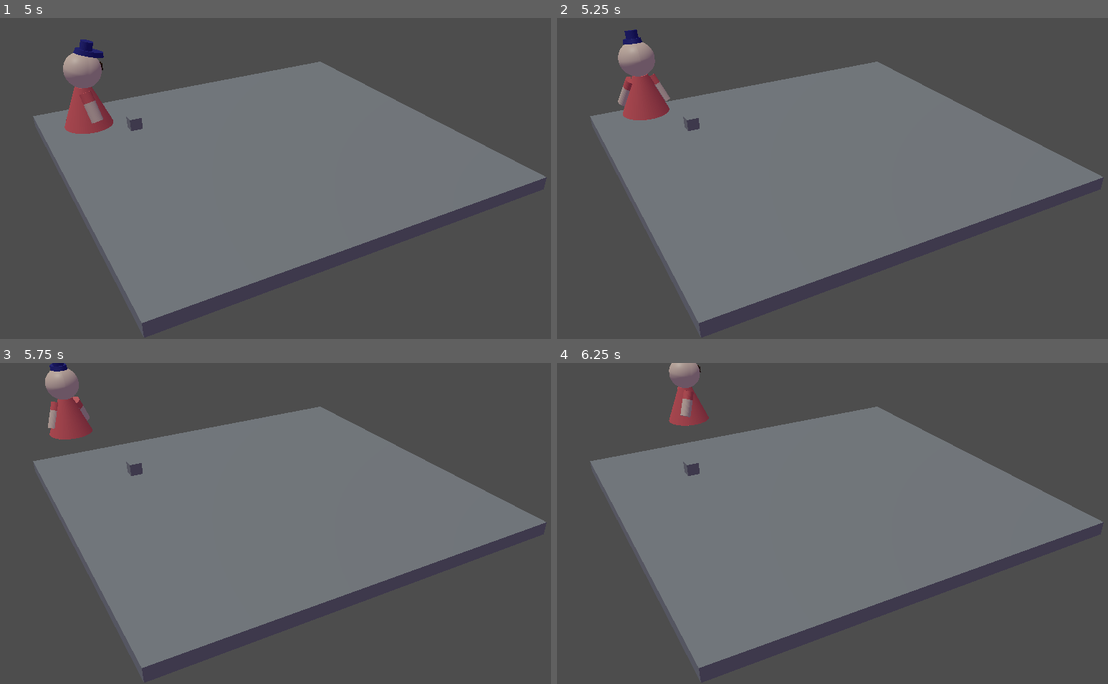
Above: before the commit, frames 1-4 (two rows, left to right).
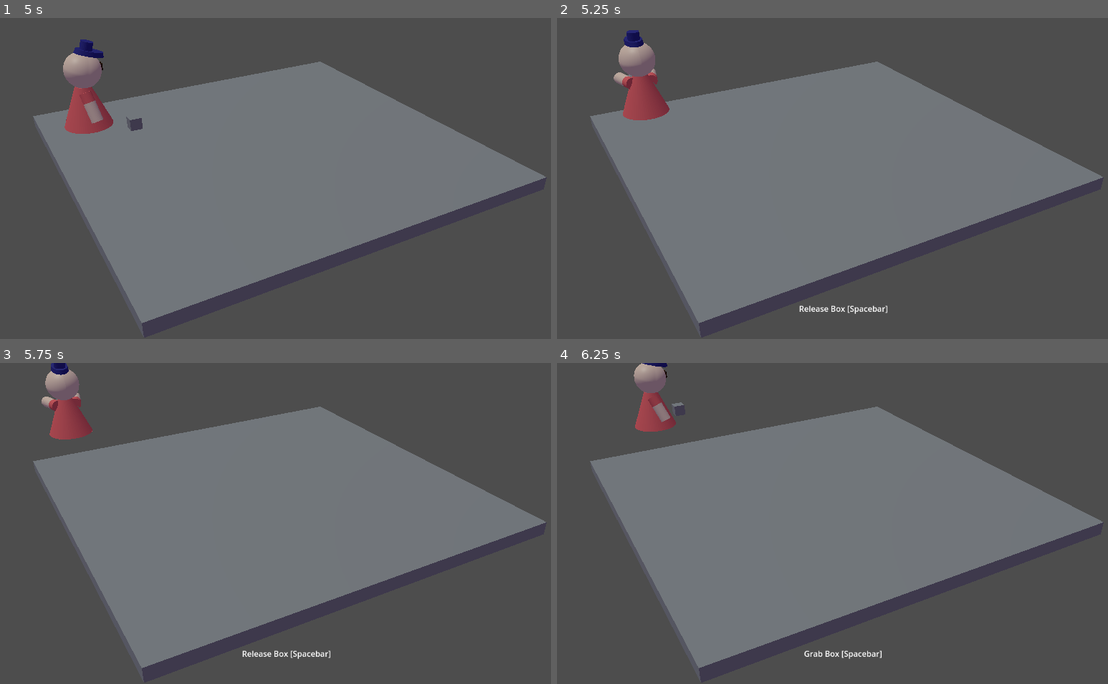
Above: after the commit, the same moments.

Repository: janhrastnik/derivery
Game: Godot game, scene res://main.tscn
Two runs of this game, one before a commit and one after it. Both use one fixed random seed, a clock stepped at 60 frames per second and the inputs below.
Inputs:
- Up to frame 1 (5 s): tap Enter at 0.5 s; hold Space (interact) 0.53-1.28 s; hold W (forward) 0.53-2.03 s; tap Space (interact) at 1.35, 2.85, 4.35 s; hold Space (interact) 2.03-2.78 s; hold A (left) 2.03-3.53 s; hold S (back) 3.53-4.28 s; hold Space (interact) 3.53-4.28 s; hold D (right) from 4.28 s (still down)
- Up to frame 2 (5.25 s): release D (right) at 5.03 s; hold W (forward) from 5.03 s (still down); hold Space (interact) from 5.03 s (still down)
- Up to frame 3 (5.75 s): keep holding W (forward); keep holding Space (interact)
- Up to frame 4 (6.25 s): release W (forward) at 5.78 s; release Space (interact) at 5.78 s; hold D (right) from 5.78 s (still down); tap Space (interact) at 5.85 s

Frame 1 is identical in both runs. In frame 2, 0.6% of the frame differs, in the area x 10-60%, y 3-93%; in frame 3, 0.6%; in frame 4, 2.3%, in the area x 13-59%, y 0-93%.

Commit message:
singleton

Diff:
--- /dev/null
+++ b/delivery_box.gd
@@ -0,0 +1,13 @@
+class_name DeliveryBox
+
+extends RigidBody3D
+
+
+# Called when the node enters the scene tree for the first time.
+func _ready() -> void:
+	pass # Replace with function body.
+
+
+# Called every frame. 'delta' is the elapsed time since the previous frame.
+func _process(delta: float) -> void:
+	pass
--- a/delivery_box.tscn
+++ b/delivery_box.tscn
@@ -1,4 +1,6 @@
-[gd_scene load_steps=4 format=3 uid="uid://bt2gfgcl2t6gp"]
+[gd_scene load_steps=5 format=3 uid="uid://bt2gfgcl2t6gp"]
+
+[ext_resource type="Script" path="res://delivery_box.gd" id="1_8obv5"]
 
 [sub_resource type="PhysicsMaterial" id="PhysicsMaterial_gu8nj"]
 
@@ -8,6 +10,7 @@
 
 [node name="Delivery Box" type="RigidBody3D"]
 physics_material_override = SubResource("PhysicsMaterial_gu8nj")
+script = ExtResource("1_8obv5")
 
 [node name="CollisionShape3D" type="CollisionShape3D" parent="."]
 shape = SubResource("BoxShape3D_2ybsr")
--- a/player.gd
+++ b/player.gd
@@ -11,15 +11,17 @@
 
 @onready var animation_player: AnimationPlayer = get_node("Player Model/AnimationPlayer")
 
+@onready var details_text: Label = get_node("UI/Details Text")
+
 var nearby_box = null
 
 var held_box = null
 
 func _input(event: InputEvent) -> void:
-	if event.is_action_pressed("interact") and nearby_box is RigidBody3D:
+	if event.is_action_pressed("interact") and nearby_box is DeliveryBox and held_box == null:
 		grab_delivery_box(nearby_box)
-	elif event.is_action_pressed("interact"):
-		print(basis)
+	elif event.is_action_pressed("interact") and held_box != null:
+		release_delivery_box()
 
 func _physics_process(delta):
 	# We create a local variable to store the input direction.
@@ -68,15 +70,34 @@
 		var c = get_slide_collision(i)
 		var collider = c.get_collider()
 		if collider is RigidBody3D:
-			nearby_box = collider
 			collider.apply_central_impulse(-c.get_normal() * push_force * delta)
 
 func grab_delivery_box(box: RigidBody3D):
+	held_box = box
 	box.reparent(self)
-	held_box = box
 	box.gravity_scale = 0
 	box.disable_mode = DisableMode.DISABLE_MODE_REMOVE
 	box.process_mode = Node.PROCESS_MODE_DISABLED
-	box.global_position = global_position + Vector3(0, 2, 0) + basis.z.sign() * Vector3(0, 0, -3)
-	print(position)
-	print(basis.z.sign() * Vector3(0, 0, 1))
+	box.global_position = global_position + Vector3(0, 2, 0)
+	box.global_position += basis.z.z * Vector3(0, 0, -3)
+	box.global_position += basis.x.z * Vector3(3, 0, 0)
+
+	details_text.text = "Release Box [Spacebar]"
+
+func release_delivery_box():
+	held_box.reparent(get_parent())
+	held_box.gravity_scale = 1
+	held_box.disable_mode = DisableMode.DISABLE_MODE_KEEP_ACTIVE
+	held_box.process_mode = Node.PROCESS_MODE_INHERIT
+	held_box = null
+
+func _on_delivery_box_detector_body_entered(body: Node3D) -> void:
+	if body is DeliveryBox:
+		details_text.text = "Grab Box [Spacebar]"
+		details_text.visible = true
+		nearby_box = body
+
+func _on_delivery_box_detector_body_exited(body: Node3D) -> void:
+	if body is DeliveryBox and held_box == null:
+		nearby_box = null
+		details_text.visible = false
--- a/player.tscn
+++ b/player.tscn
@@ -1,10 +1,13 @@
-[gd_scene load_steps=4 format=3 uid="uid://d3juer55b315x"]
+[gd_scene load_steps=5 format=3 uid="uid://d3juer55b315x"]
 
 [ext_resource type="Script" path="res://player.gd" id="1_1l77p"]
 [ext_resource type="PackedScene" uid="uid://o5bmetcsbsju" path="res://Player Model.tscn" id="2_nqlyl"]
 
 [sub_resource type="BoxShape3D" id="BoxShape3D_nyuda"]
-size = Vector3(3.5, 5, 3.5)
+size = Vector3(4, 5, 4)
+
+[sub_resource type="BoxShape3D" id="BoxShape3D_37xx1"]
+size = Vector3(5.5, 5, 5.5)
 
 [node name="CharacterBody3D" type="CharacterBody3D"]
 script = ExtResource("1_1l77p")
@@ -14,3 +17,30 @@
 shape = SubResource("BoxShape3D_nyuda")
 
 [node name="Player Model" parent="." instance=ExtResource("2_nqlyl")]
+
+[node name="Delivery Box Detector" type="Area3D" parent="."]
+
+[node name="CollisionShape3D" type="CollisionShape3D" parent="Delivery Box Detector"]
+transform = Transform3D(1, 0, 0, 0, 1, 0, 0, 0, 1, 0, 2.67123, 0)
+shape = SubResource("BoxShape3D_37xx1")
+
+[node name="UI" type="CanvasLayer" parent="."]
+
+[node name="Details Text" type="Label" parent="UI"]
+visible = false
+anchors_preset = 7
+anchor_left = 0.5
+anchor_top = 1.0
+anchor_right = 0.5
+anchor_bottom = 1.0
+offset_left = -79.0
+offset_top = -73.0
+offset_right = 79.0
+offset_bottom = -50.0
+grow_horizontal = 2
+grow_vertical = 0
+text = "Grab Box [Spacebar]"
+horizontal_alignment = 1
+
+[connection signal="body_entered" from="Delivery Box Detector" to="." method="_on_delivery_box_detector_body_entered"]
+[connection signal="body_exited" from="Delivery Box Detector" to="." method="_on_delivery_box_detector_body_exited"]
--- a/project.godot
+++ b/project.godot
@@ -14,6 +14,10 @@
 run/main_scene="res://main.tscn"
 config/features=PackedStringArray("4.3", "GL Compatibility")
 config/icon="res://icon.svg"
+
+[autoload]
+
+Singleton="*res://singleton.tscn"
 
 [input]
 
--- /dev/null
+++ b/singleton.gd
@@ -0,0 +1,12 @@
+extends Node
+
+@onready var music_player: AudioStreamPlayer = get_node("AudioStreamPlayer")
+
+# Called when the node enters the scene tree for the first time.
+func _ready() -> void:
+	music_player.play()
+
+
+# Called every frame. 'delta' is the elapsed time since the previous frame.
+func _process(delta: float) -> void:
+	pass
--- /dev/null
+++ b/singleton.tscn
@@ -0,0 +1,11 @@
+[gd_scene load_steps=3 format=3 uid="uid://bf3nfr421yqo8"]
+
+[ext_resource type="Script" path="res://singleton.gd" id="1_cu2th"]
+[ext_resource type="AudioStream" uid="uid://dibb0e05vt5dw" path="res://assets/music/Easy Lemon.mp3" id="2_xuw3t"]
+
+[node name="Singleton" type="Node"]
+script = ExtResource("1_cu2th")
+
+[node name="AudioStreamPlayer" type="AudioStreamPlayer" parent="."]
+stream = ExtResource("2_xuw3t")
+volume_db = -10.0
Not shown, added: assets/music/Easy Lemon.mp3.import
Not shown, added: assets/music/Easy Lemon.mp3
